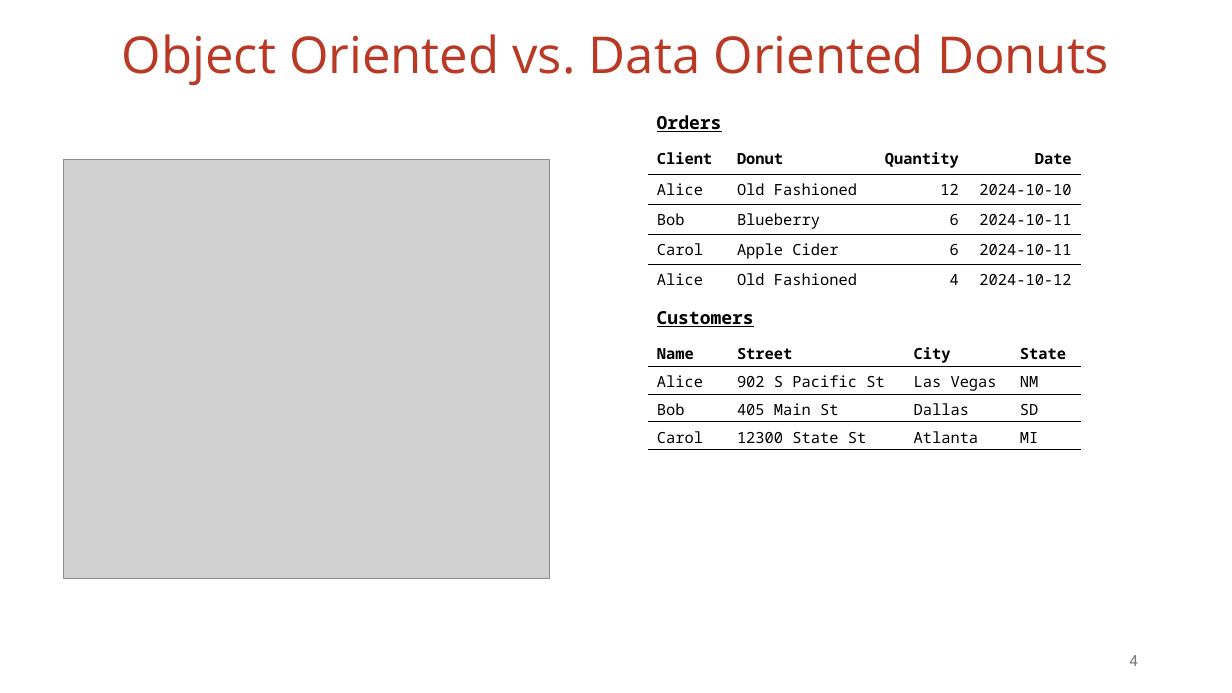
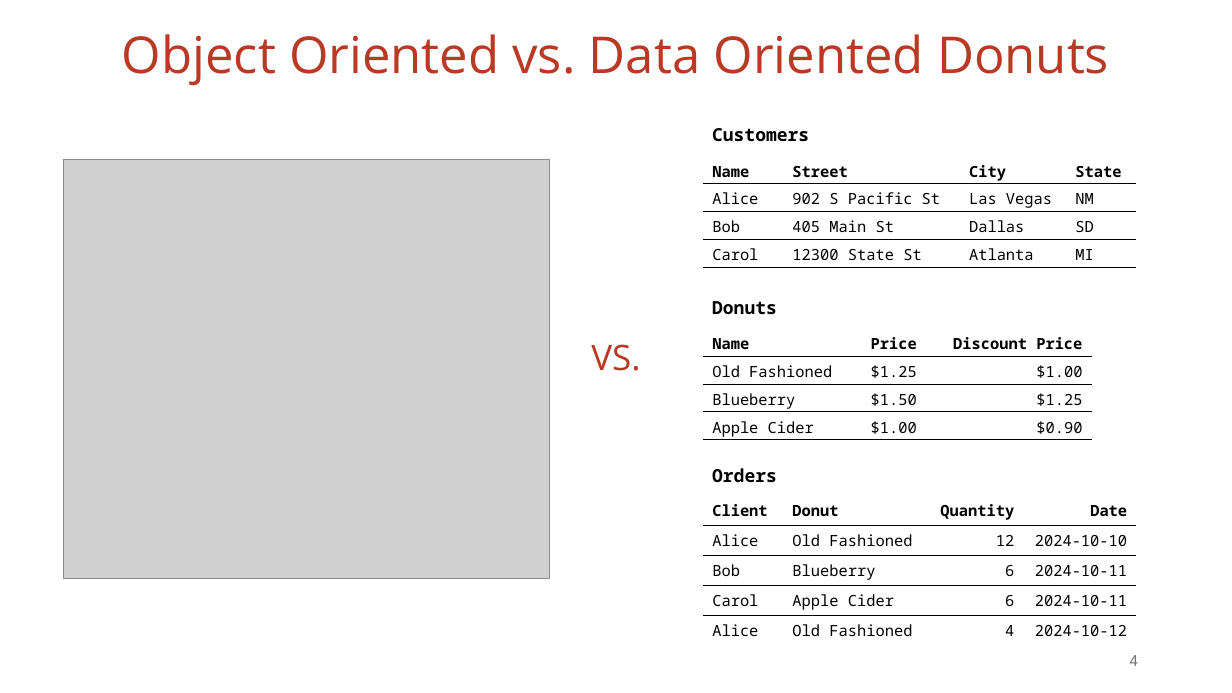
Before and after one commit to vmzakharov/missing-dataframe-talk, a slide deck: slide 4 of presentation/Missing_Dataframe_Short.pptx. Drawn at 1232x693 pixels with LibreOffice and Linux fonts; fonts in the diff are those of the drawing; grey boxes stand for pictures. Boxes give left, top, right and bottom in pixels: in the first picture for what was removed or moved away, otherwise in the second. Text is boxed around its words. In the diff, an @@ line names an element or a change of style, - is before the commit and + after.

```diff
--- a/presentation/Missing_Dataframe_Short.pptx
+++ b/presentation/Missing_Dataframe_Short.pptx
@@ text "Customers" at bbox=[712, 128, 809, 142]: underline off @@
@@ text "Customers": place and size @@
-text "Customers" at bbox=[657, 311, 754, 327]
+text "Customers" at bbox=[712, 128, 809, 142]
@@ table: place and size @@
-table at bbox=[648, 339, 1081, 450]
+table at bbox=[703, 156, 1137, 267]
@@ table added at bbox=[703, 329, 1092, 441], 4 rows, 3 columns @@
+Name | Price | Discount Price
+Old Fashioned | $1.25 | $1.00
+Blueberry | $1.50 | $1.25
+Apple Cider | $1.00 | $0.90
@@ text added at bbox=[712, 301, 777, 315], 14 pt, text #000000, bold @@
+Donuts
@@ text added at bbox=[591, 344, 640, 371], 27.3 pt, text #BA3925 @@
+VS.
@@ text "Orders": place and size @@
-text "Orders" at bbox=[657, 115, 722, 132]
+text "Orders" at bbox=[712, 468, 777, 483]
@@ text "Orders" at bbox=[712, 468, 777, 483]: underline off @@
@@ table: place and size @@
-table at bbox=[648, 144, 1082, 289]
+table at bbox=[703, 495, 1138, 640]
```
Also in this commit, not shown: 6 other slides changed, 13 slides added, 2 other files.
